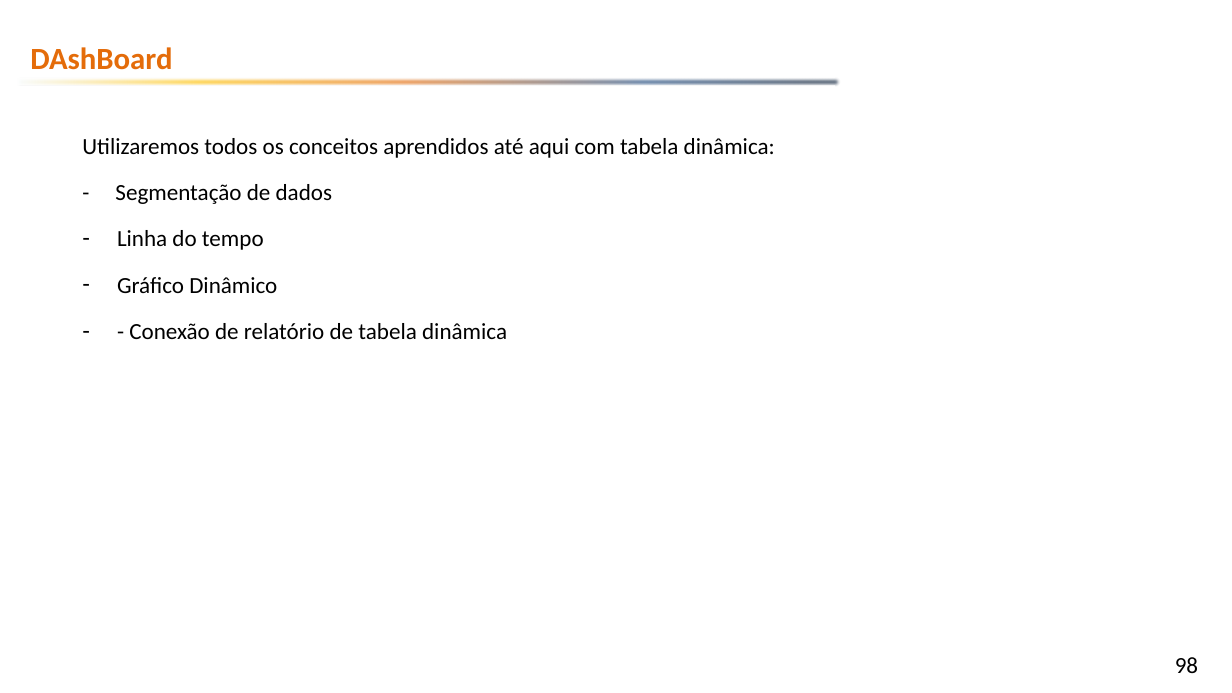
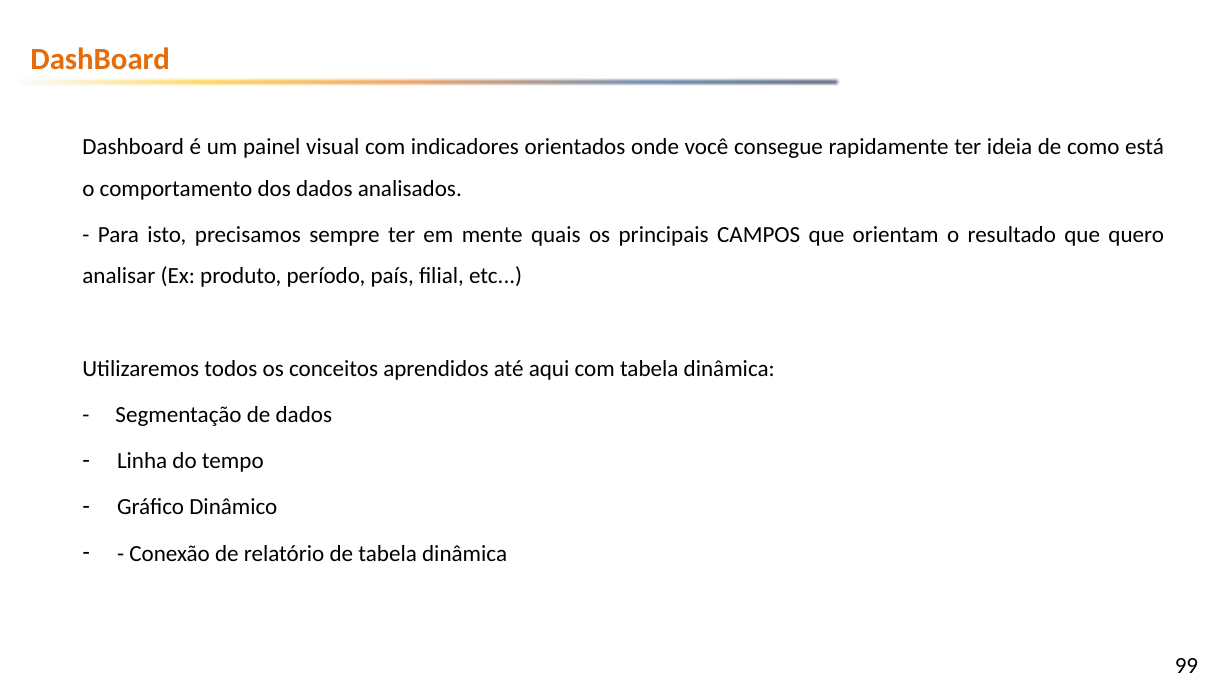
Before and after one commit to emerson-fenrir/Excel_Basico, a slide deck: slide 99 of Professor/Aula3.pptx (slide 98 before the commit). Drawn at 1232x693 pixels with LibreOffice and Linux fonts; fonts in the diff are those of the drawing; background and template pictures are left out. Boxes give left, top, right and bottom in pixels: in the first picture for what was removed or moved away, otherwise in the second. Text is boxed around its words. In the diff, an @@ line names an element or a change of style, - is before the commit and + after.

```diff
--- a/Professor/Aula3.pptx
+++ b/Professor/Aula3.pptx
@@ text at (30, 47, 169, 70): text changed @@
-DAshBoard
+DashBoard
@@ text at (82, 138, 1164, 287): paragraphs added @@
+Dashboard é um painel visual com indicadores orientados onde você consegue rapidamente ter ideia de como está o comportamento dos dados analisados.
+- Para isto, precisamos sempre ter em mente quais os principais CAMPOS que orientam o resultado que quero analisar (Ex: produto, período, país, filial, etc...)
@@ page number at (1175, 658, 1198, 673): text changed @@
-98
+99
```
Also in this commit, not shown: 4 other slides changed, 3 slides added, 13 other files.
